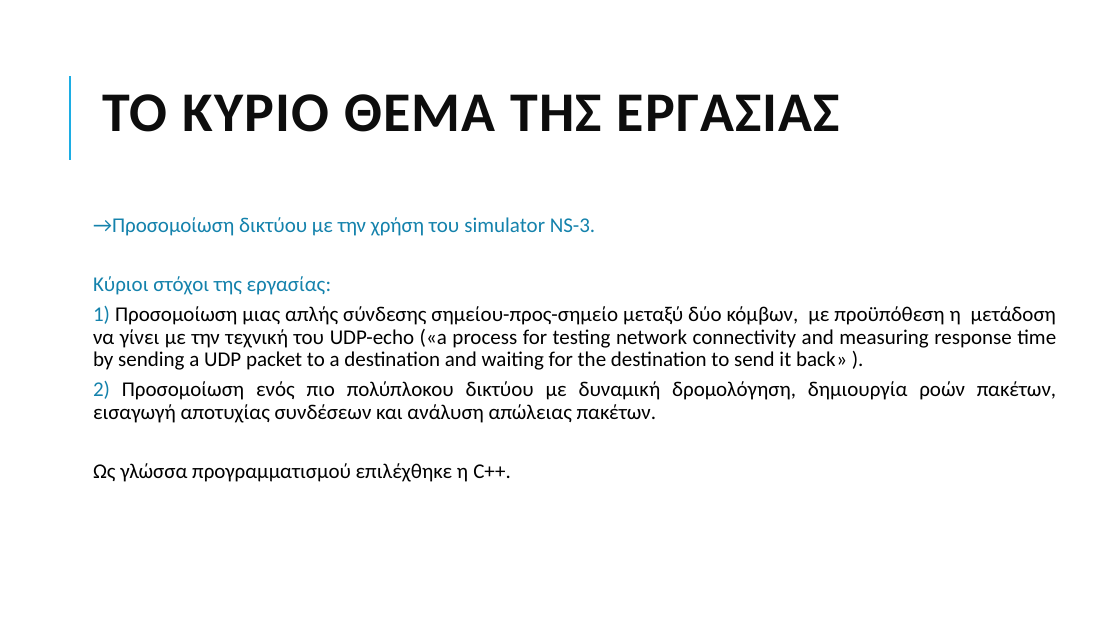
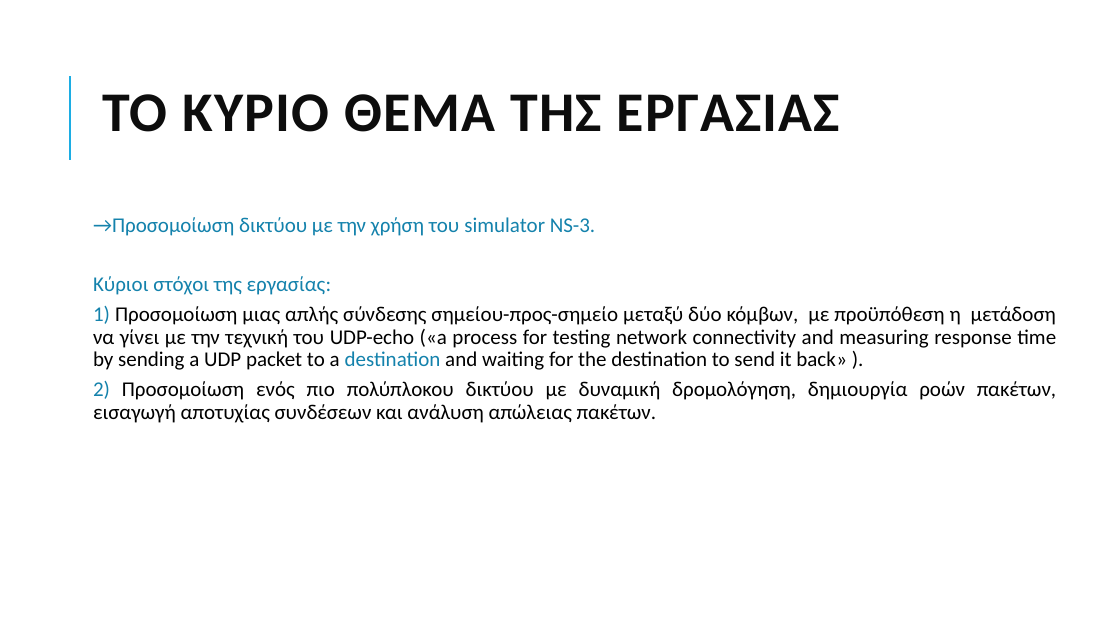
Before and after one commit to grgmyl/Ns3Project, a slide deck: slide 2 of Presentations/Ns-3_presentation_F.pptx. Drawn at 1120x630 pixels with LibreOffice and Linux fonts; fonts in the diff are those of the drawing. Boxes give left, top, right and bottom in pixels: in the first picture for what was removed or moved away, otherwise in the second. Text is boxed around its words. In the diff, an @@ line names an element or a change of style, - is before the commit and + after.

Commit message:
done

```diff
--- a/Presentations/Ns-3_presentation_F.pptx
+++ b/Presentations/Ns-3_presentation_F.pptx
@@ text at <box>93,306,1056,370</box>: text colour #000000 to #1482AC in "destination" @@
@@ text at <box>93,463,511,482</box>: paragraph removed @@
-  Ως γλώσσα προγραμματισμού επιλέχθηκε η C++.
```
Also in this commit, not shown: 4 other slides changed.
